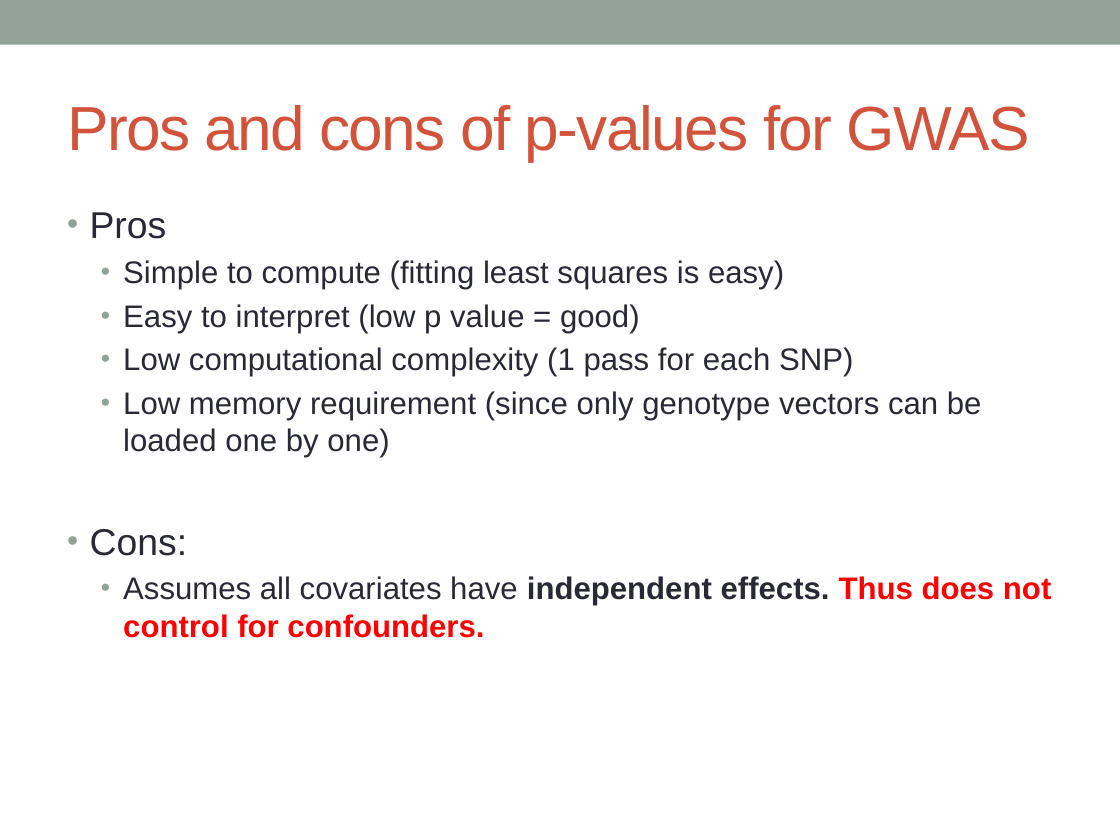
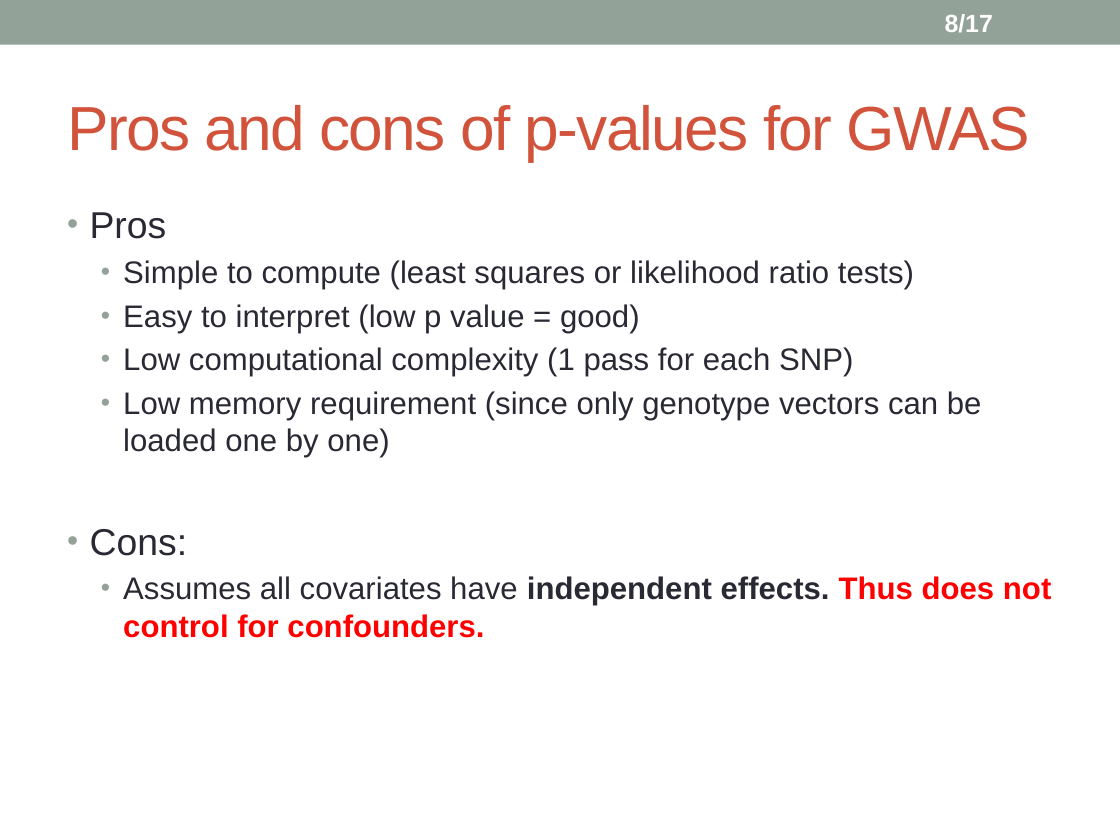
Before and after one commit to biona001/public-talks, a slide deck: slide 8 of QCBio luncheon 2020/Presentation1.pptx. Drawn at 1120x840 pixels with LibreOffice and Linux fonts; fonts in the diff are those of the drawing. Boxes give left, top, right and bottom in pixels: in the first picture for what was removed or moved away, otherwise in the second. Text is boxed around its words. In the diff, an @@ line names an element or a change of style, - is before the commit and + after.

```diff
--- a/QCBio luncheon 2020/Presentation1.pptx
+++ b/QCBio luncheon 2020/Presentation1.pptx
@@ page number added at [945,14,993,33], 16 pt, text #FFFFFF, bold @@
+8/17
@@ text at [123,260,914,290]: text changed @@
-  • Simple to compute (fitting least squares is easy)
+  • Simple to compute (least squares or likelihood ratio tests)
```
Also in this commit, not shown: 8 other slides changed, 7 slides added, 2 slides removed, 1 other file.
